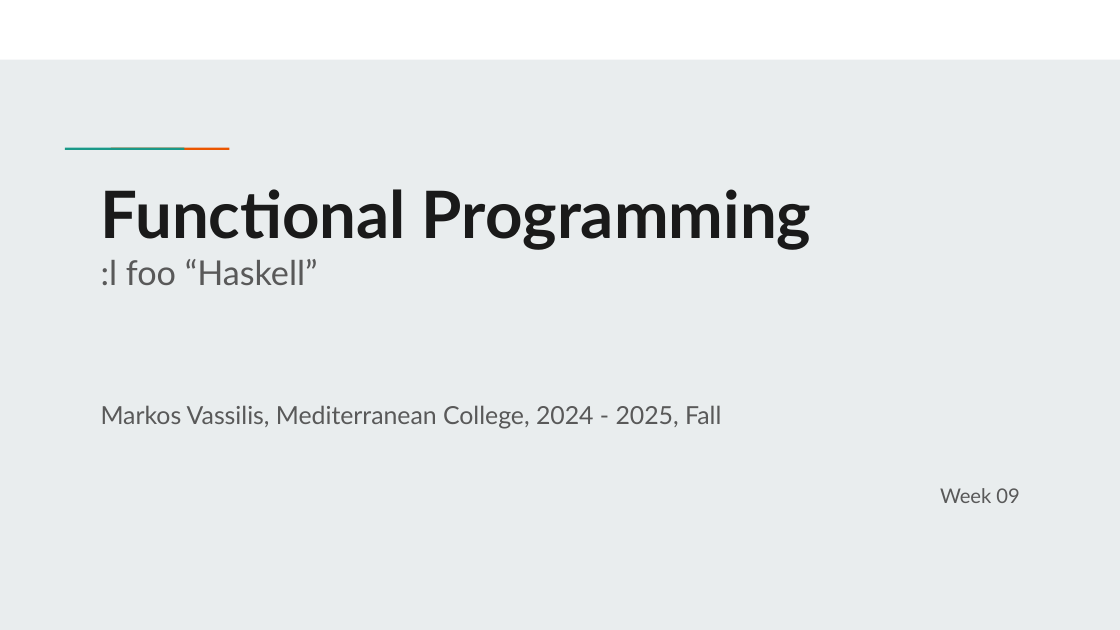
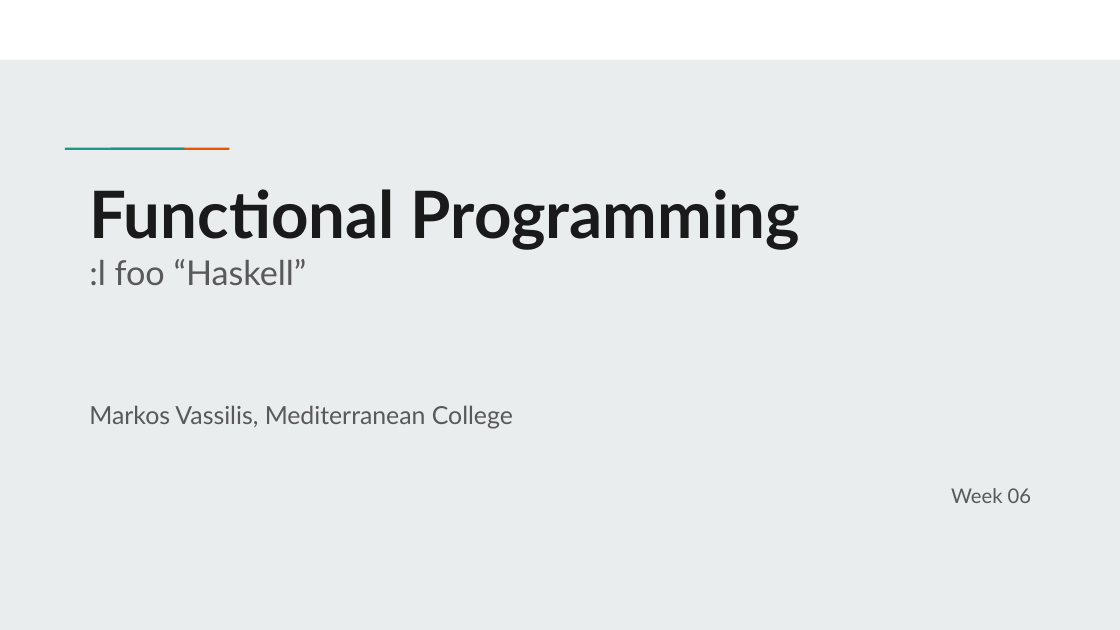
Before and after one commit to vmarkos-mc/functional-programming, a slide deck: slide 1 of Week 06 - Higher Order Functions/slides/FP Week 09 - Folds, Higher Order Function, and Coolness.pptx. Drawn at 1120x630 pixels with LibreOffice and Linux fonts; fonts in the diff are those of the drawing. Boxes give left, top, right and bottom in pixels: in the first picture for what was removed or moved away, otherwise in the second. Text is boxed around its words. In the diff, an @@ line names an element or a change of style, - is before the commit and + after.

```diff
--- a/Week 06 - Higher Order Functions/slides/FP Week 09 - Folds, Higher Order Function, and Coolness.pptx
+++ b/Week 06 - Higher Order Functions/slides/FP Week 09 - Folds, Higher Order Function, and Coolness.pptx
@@ title "Functional Programming :l foo “Haskell”": place and size @@
-title "Functional Programming :l foo “Haskell”" at box(101, 189, 811, 285)
+title "Functional Programming :l foo “Haskell”" at box(89, 189, 800, 285)
@@ subtitle at box(89, 405, 513, 429): text changed @@
-Markos Vassilis, Mediterranean College, 2024 - 2025, Fall
+Markos Vassilis, Mediterranean College
@@ subtitle at box(951, 488, 1031, 503): text changed @@
-Week 09
+Week 06
```
Also in this commit, not shown: 25 other slides changed, 1 slide removed, 3 other files.
